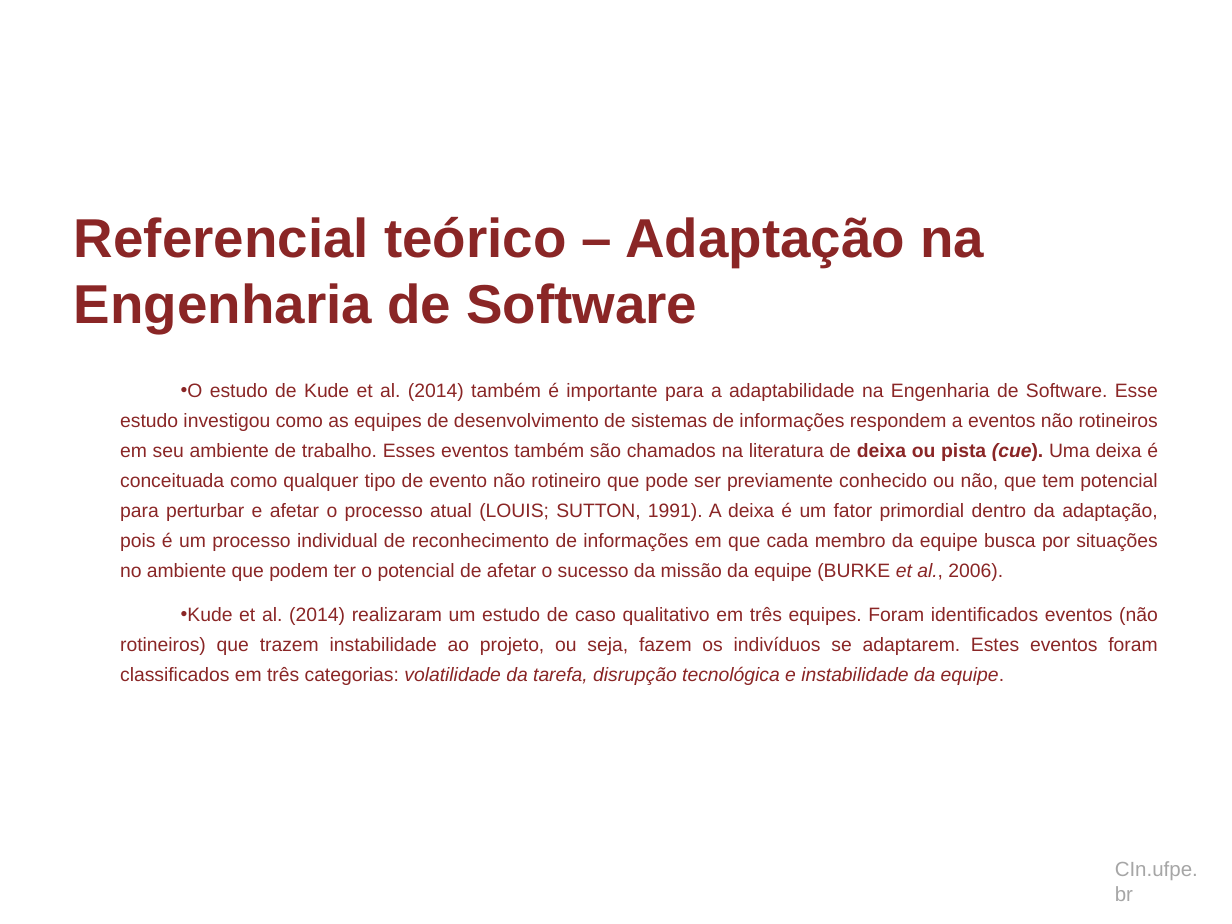
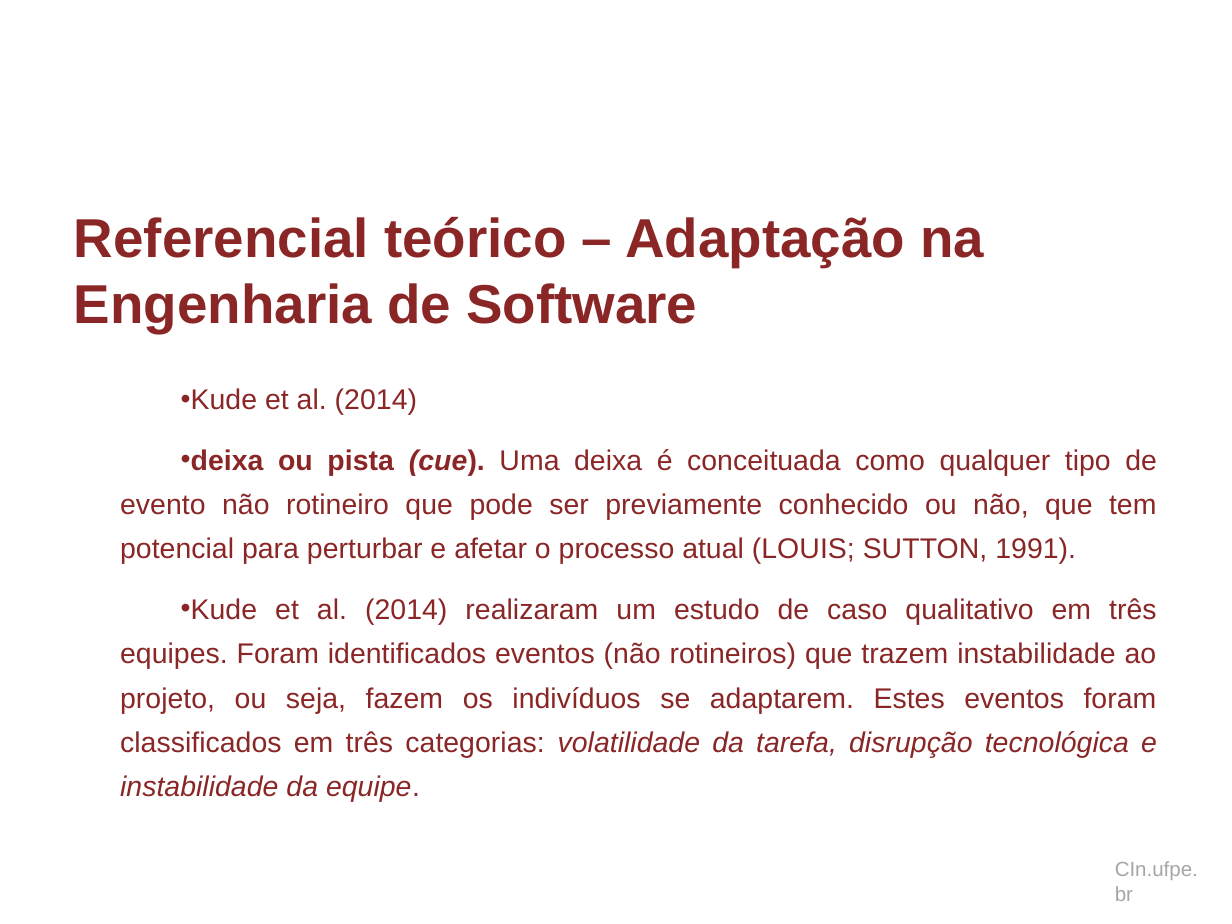
Before and after one commit to dan1lo/doutoradoR, a slide deck: slide 25 of apresentacao doutorado.pptx. Drawn at 1232x924 pixels with LibreOffice and Linux fonts; fonts in the diff are those of the drawing; background and template pictures are left out. Boxes give left, top, right and bottom in pixels: in the first picture for what was removed or moved away, otherwise in the second. Text is boxed around its words. In the diff, an @@ line names an element or a change of style, - is before the commit and + after.

```diff
--- a/apresentacao doutorado.pptx
+++ b/apresentacao doutorado.pptx
@@ text at <box>120,388,1157,564</box>: text changed; size 11.2 to 16.6 pt @@
-• O estudo de Kude et al. (2014) também é importante para a adaptabilidade na Engenharia de Software. Esse estudo investigou como as equipes de desenvolvimento de sistemas de informações respondem a eventos não rotineiros em seu ambiente de trabalho. Esses eventos também são chamados na literatura de deixa ou pista (cue). Uma deixa é conceituada como qualquer tipo de evento não rotineiro que pode ser previamente conhecido ou não, que tem potencial para perturbar e afetar o processo atual (LOUIS; SUTTON, 1991). A deixa é um fator primordial dentro da adaptação, pois é um processo individual de reconhecimento de informações em que cada membro da equipe busca por situações no ambiente que podem ter o potencial de afetar o sucesso da missão da equipe (BURKE et al., 2006).
+• Kude et al. (2014)
+• deixa ou pista (cue). Uma deixa é conceituada como qualquer tipo de evento não rotineiro que pode ser previamente conhecido ou não, que tem potencial para perturbar e afetar o processo atual (LOUIS; SUTTON, 1991).
@@ text at <box>120,598,1157,802</box>: size 11.2 to 16.6 pt in "Kude et al. (2014) realizaram um estudo ..."; more space between paragraphs @@
```
Also in this commit, not shown: 13 other slides changed, 2 slides removed.
